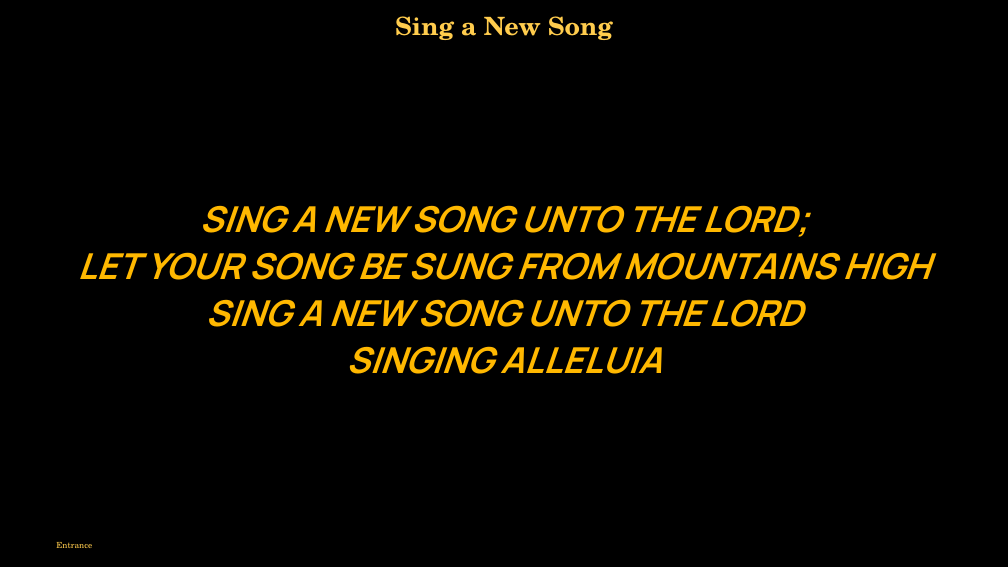
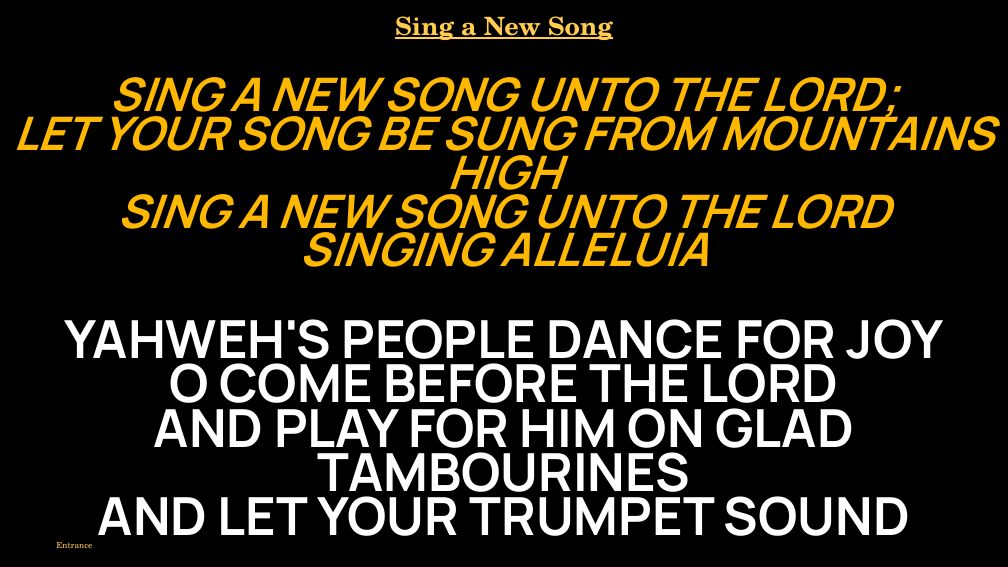
Before and after one commit to divinogabriel9/verbum, a slide deck: slide 3 of outputs/GFCC7Jun2026_TheSolemnityoftheMostHolyBodyandBloodofChrist.pptx. Drawn at 1008x567 pixels with LibreOffice and Linux fonts; fonts in the diff are those of the drawing. Boxes give left, top, right and bottom in pixels: in the first picture for what was removed or moved away, otherwise in the second. Text is boxed around its words. In the diff, an @@ line names an element or a change of style, - is before the commit and + after.

```diff
--- a/outputs/GFCC7Jun2026_TheSolemnityoftheMostHolyBodyandBloodofChrist.pptx
+++ b/outputs/GFCC7Jun2026_TheSolemnityoftheMostHolyBodyandBloodofChrist.pptx
@@ text "Sing a New Song" at <box>395,16,613,40</box>: underline on @@
@@ text "SING A NEW SONG UNTO ...": place and size @@
-text "SING A NEW SONG UNTO ..." at <box>77,205,931,374</box>
+text "SING A NEW SONG UNTO ..." at <box>13,77,994,267</box>
@@ text "SING A NEW SONG UNTO ..." at <box>13,77,994,267</box>: size 51 to 66 pt; line spacing 1 to 0.7; less space between paragraphs @@
@@ text added at <box>65,319,943,536</box>, 75 pt, text #FFFFFF, bold @@
+YAHWEH'S PEOPLE DANCE FOR JOY
+O COME BEFORE THE LORD
+AND PLAY FOR HIM ON GLAD TAMBOURINES
+AND LET YOUR TRUMPET SOUND
```
Also in this commit, not shown: 12 other slides changed, 11 slides removed, 11 other files.
